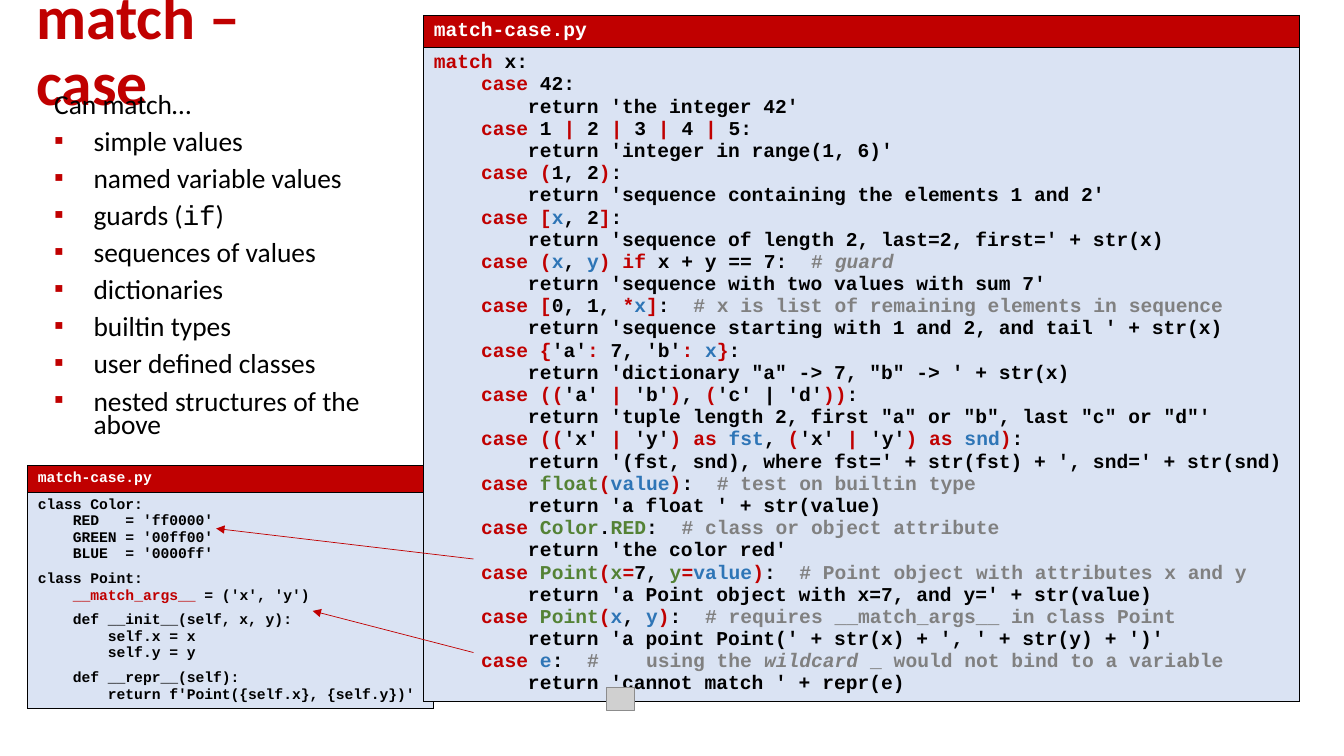
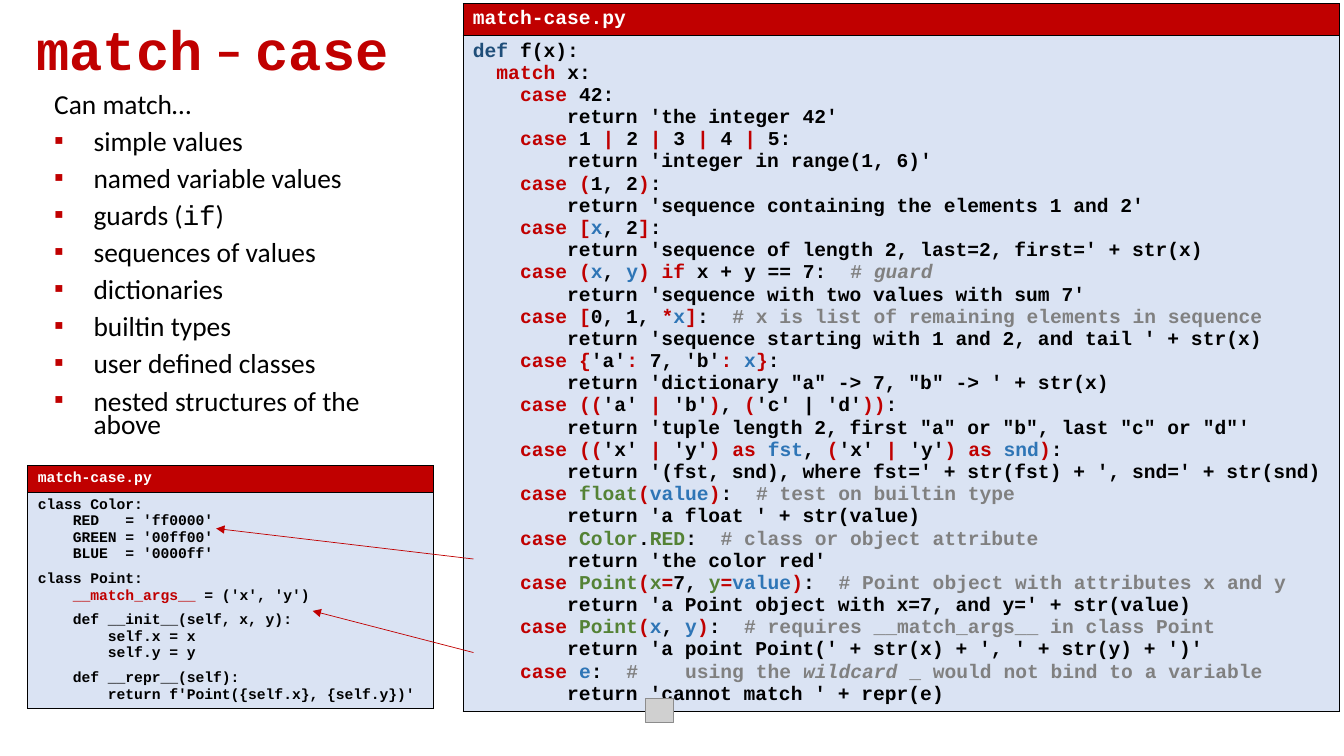
Before and after one commit to gsbrodal/gsbrodal.github.io, a slide deck: slide 18 of ipsa/slides/exceptions.pptx. Drawn at 1344x756 pixels with LibreOffice and Linux fonts; fonts in the diff are those of the drawing; grey boxes stand for pictures. Boxes give left, top, right and bottom in pixels: in the first picture for what was removed or moved away, otherwise in the second. Text is boxed around its words. In the diff, an @@ line names an element or a change of style, - is before the commit and + after.

```diff
--- a/ipsa/slides/exceptions.pptx
+++ b/ipsa/slides/exceptions.pptx
@@ title "match – case" at (36,30,388,71): size 44 to 39.6 pt, font Calibri to Courier New @@
@@ table at (463,3,1339,752) @@
@@ row 2, column 1: "match x: / case 42: / return 'the integer 42' / case 1 | 2 | 3 | 4 | 5: / return 'integer in range(1, 6)' / case (1, 2): / return 'sequence containing the elements 1 and 2' / case [x, 2]: / return 'sequence of length 2, last=2, first=' + str(x) / case (x, y) if x + y == 7: # guard / return 'sequence with two values with sum 7' / case [0, 1, *x]: # x is list of remaining elements in sequence / return 'sequence starting with 1 and 2, and tail ' + str(x) / case {'a': 7, 'b': x}: / return 'dictionary "a" -> 7, "b" -> ' + str(x) / case (('a' | 'b'), ('c' | 'd')): / return 'tuple length 2, first "a" or "b", last "c" or "d"' / case (('x' | 'y') as fst, ('x' | 'y') as snd): / return '(fst, snd), where fst=' + str(fst) + ', snd=' + str(snd) / case float(value): # test on builtin type / return 'a float ' + str(value) / case Color.RED: # class or object attribute / return 'the color red' / case Point(x=7, y=value): # Point object with attributes x and y / return 'a Point object with x=7, and y=' + str(value) / case Point(x, y): # requires __match_args__ in class Point / return 'a point Point(' + str(x) + ', ' + str(y) + ')' / case e: # using the wildcard _ would not bind to a variable / return 'cannot match ' + repr(e)" to "def f(x): / match x: / case 42: / return 'the integer 42' / case 1 | 2 | 3 | 4 | 5: / return 'integer in range(1, 6)' / case (1, 2): / return 'sequence containing the elements 1 and 2' / case [x, 2]: / return 'sequence of length 2, last=2, first=' + str(x) / case (x, y) if x + y == 7: # guard / return 'sequence with two values with sum 7' / case [0, 1, *x]: # x is list of remaining elements in sequence / return 'sequence starting with 1 and 2, and tail ' + str(x) / case {'a': 7, 'b': x}: / return 'dictionary "a" -> 7, "b" -> ' + str(x) / case (('a' | 'b'), ('c' | 'd')): / return 'tuple length 2, first "a" or "b", last "c" or "d"' / case (('x' | 'y') as fst, ('x' | 'y') as snd): / return '(fst, snd), where fst=' + str(fst) + ', snd=' + str(snd) / case float(value): # test on builtin type / return 'a float ' + str(value) / case Color.RED: # class or object attribute / return 'the color red' / case Point(x=7, y=value): # Point object with attributes x and y / return 'a Point object with x=7, and y=' + str(value) / case Point(x, y): # requires __match_args__ in class Point / return 'a point Point(' + str(x) + ', ' + str(y) + ')' / case e: # using the wildcard _ would not bind to a variable / return 'cannot match ' + repr(e)" @@
@@ table: place and size @@
-table at (423,15,1300,741)
+table at (463,3,1339,752)
@@ picture: place and size @@
-picture at (607,688,635,712)
+picture at (645,699,674,723)
```
Also in this commit, not shown: 11 other slides changed, 6 other files.
